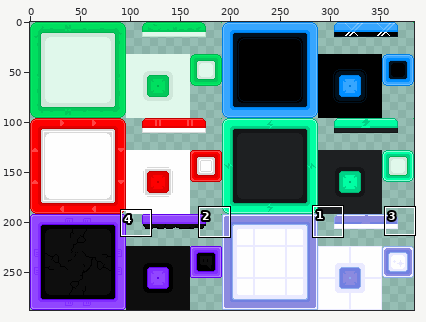
File history of a sprite sheet, Assets/Images/tilemap_img/tilemaps.png. The picture above shows the old version from afar; the outline marks the close-up.
Close-up. Old version:
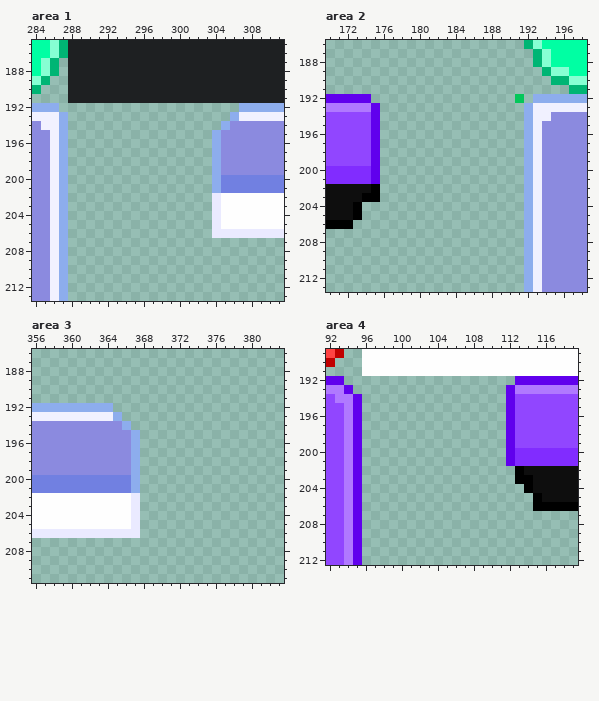
The file is 384x288 pixels. Colours within 5 levels of each other are drawn and written as one. Shown: area 1: x 284..311, y 185..213; area 2: x 170..198, y 186..213; area 3: x 356..383, y 186..211; area 4: x 92..119, y 189..212. The commit also changed other parts of the picture, which this record leaves out.
After the commit:
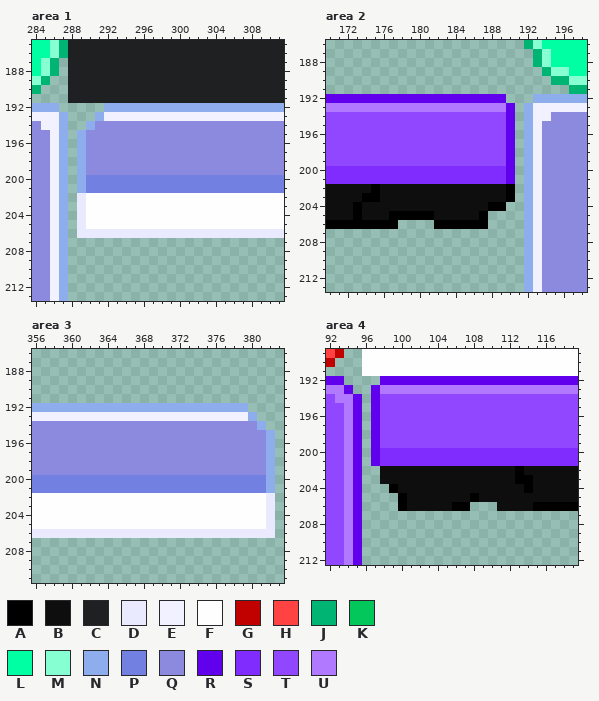
Palette (. is transparent): A #000000  B #0e0e0e  C #1e2022  D #eaeaff  E #f1f1ff  F #fefefe  G #c10000  H #ff4343  J #00b574  K #03c75a  L #00ffa3  M #86ffd3  N #8daded  P #7180e1  Q #8b8adf  R #6000ed  S #812cff  T #9146ff  U #b079ff
What changed:
Area 1:
y 192: x 292..306 ............... -> NNNNNNNNNNNNNNN
y 193: x 291..306 ...............N -> NEEEEEEEEEEEEEEE
y 194: x 290..305 ...............N -> NQQQQQQQQQQQQQQQ
y 195..199: x 289..304 ...............N -> NQQQQQQQQQQQQQQQ
y 200..201: x 289..304 ...............N -> NPPPPPPPPPPPPPPP
y 202..205: x 289..304 ...............D -> DFFFFFFFFFFFFFFF
y 206: x 289..303 ............... -> DDDDDDDDDDDDDDD
Area 2:
y 192: x 175..189 ............... -> RRRRRRRRRRRRRRR; x 191 K -> .
y 193: x 175..190 R............... -> UUUUUUUUUUUUUUUR
y 194..199: x 175..190 R............... -> TTTTTTTTTTTTTTTR
y 200..201: x 175..190 R............... -> SSSSSSSSSSSSSSSR
y 202..203: x 176..190 ............... -> BBBBBBBBBBBBBBA
y 204: x 174..189 ................ -> BBBBBBBBBBBBBBAA
y 205: x 174..187 .............. -> BBBAAAAABBBBBA
y 206: x 173..177 ..... -> AAAAA; x 182..187 ...... -> AAAAAA
Area 3:
y 192: x 365..379 ............... -> NNNNNNNNNNNNNNN
y 193: x 365..380 N............... -> EEEEEEEEEEEEEEEN
y 194: x 366..381 N............... -> QQQQQQQQQQQQQQQN
y 195..199: x 367..382 N............... -> QQQQQQQQQQQQQQQN
y 200..201: x 367..382 N............... -> PPPPPPPPPPPPPPPN
y 202..205: x 367..382 D............... -> FFFFFFFFFFFFFFFD
y 206: x 368..382 ............... -> DDDDDDDDDDDDDDD
Area 4:
y 192: x 98..112 ............... -> RRRRRRRRRRRRRRR
y 193: x 97..112 ...............R -> RUUUUUUUUUUUUUUU
y 194..199: x 97..112 ...............R -> RTTTTTTTTTTTTTTT
y 200..201: x 97..112 ...............R -> RSSSSSSSSSSSSSSS
y 202..203: x 98..112 ............... -> BBBBBBBBBBBBBBB
y 204: x 99..113 ............... -> ABBBBBBBBBBBBBB
y 205: x 100..115 ...............A -> ABBBBBBBABBBBBBB
y 206: x 100..107 ........ -> ABBBBBAA; x 111..114 .... -> BBBB
Where, in picture pixels (left, top, right, bottom), the same in both close-ups:
changed: (77, 103, 239, 238)
changed: (353, 94, 524, 229)
changed: (113, 403, 275, 538)
changed: (371, 376, 542, 511)
